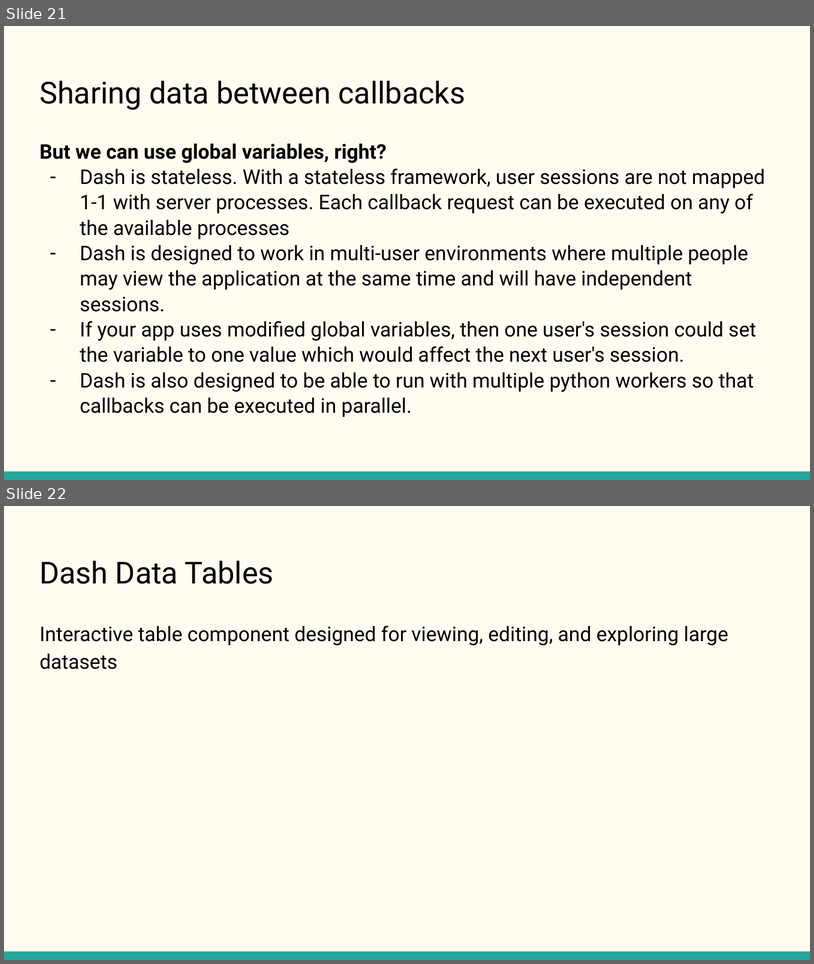
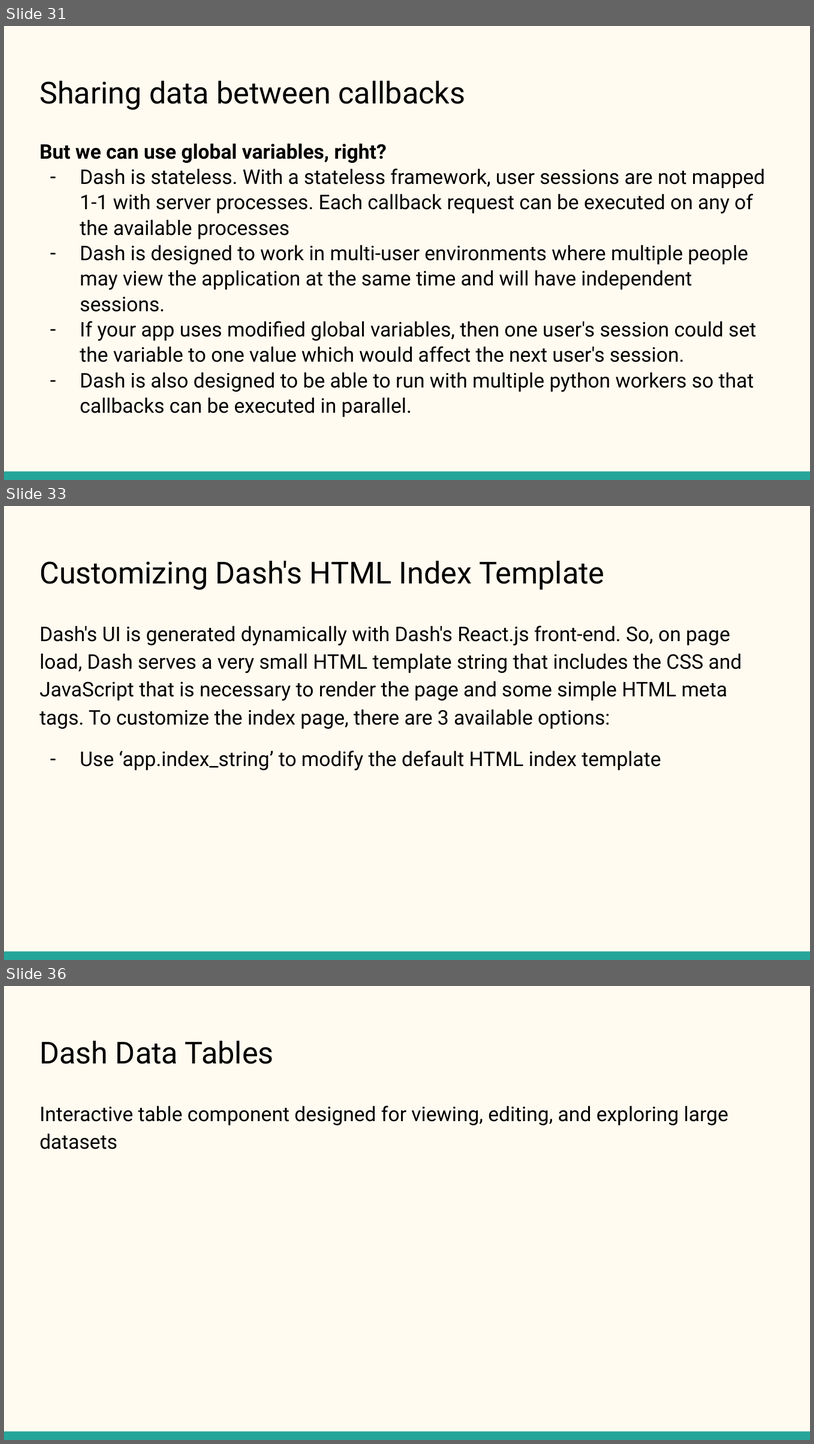
Before and after one commit to KritikaVersha/Plotly_Dash_Training, a slide deck: plotly-dash-training/Python with Plotly and Dash.pptx. Shown one above the other, each under a label of ours: slides 21 and 22 before the commit, slides 31, 33 and 36 after it; the slides between them are not shown. The pictures are 814x964 and 814x1444 pixels, drawn with LibreOffice and Linux fonts; fonts in the diff are those of the drawing. Boxes give left, top, right and bottom in pixels: in the first picture for what was removed or moved away, otherwise in the second. Text is boxed around its words. In the diff, an @@ line names an element or a change of style, - is before the commit and + after.

```diff
--- a/plotly-dash-training/Python with Plotly and Dash.pptx
+++ b/plotly-dash-training/Python with Plotly and Dash.pptx
@@ slide 33 added at bbox=[4, 506, 810, 960], background #FFFBF0; not listed: 1 template element that a slide beside it also shows @@
@@ title added at bbox=[39, 561, 605, 590], 27 pt, text #000000 @@
+Customizing Dash's HTML Index Template
@@ text added at bbox=[39, 625, 743, 770], 18 pt, text #000000 @@
+Dash's UI is generated dynamically with Dash's React.js front-end. So, on page load, Dash serves a very small HTML template string that includes the CSS and JavaScript that is necessary to render the page and some simple HTML meta tags. To customize the index page, there are 3 available options:
+– Use ‘app.index_string’ to modify the default HTML index template
@@ what was slide 21 is now slide 31 @@
@@ what was slide 22 is now slide 36 @@
```
Also in this commit, not shown: 8 slides changed, 15 other slides added.
